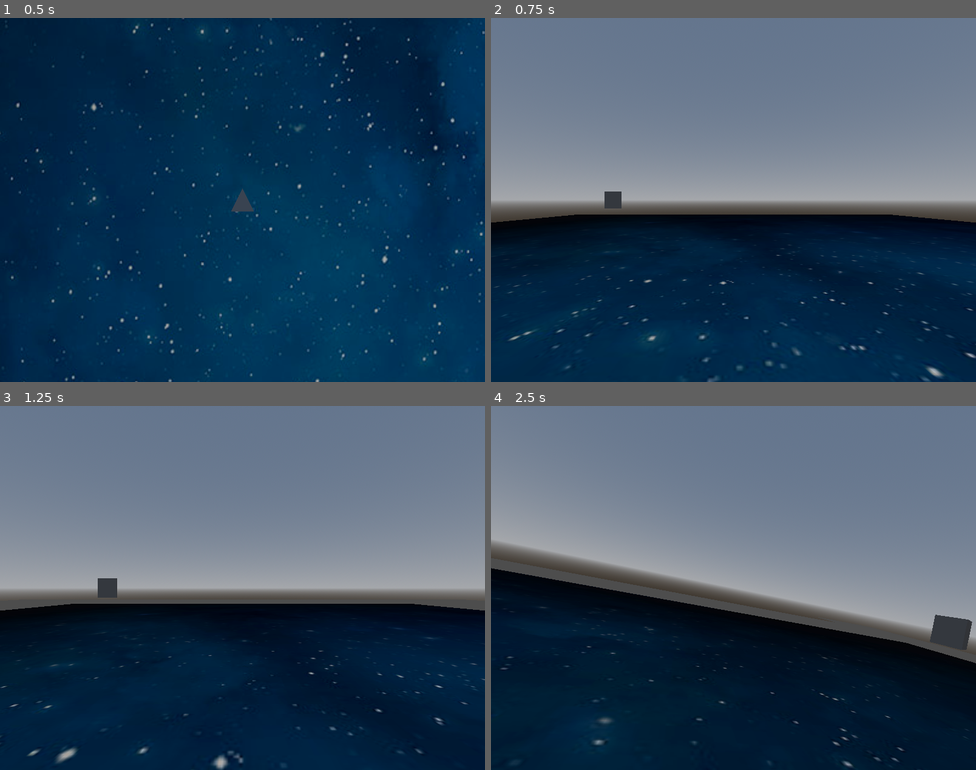
Above: before the commit, frames 1-4 (two rows, left to right).
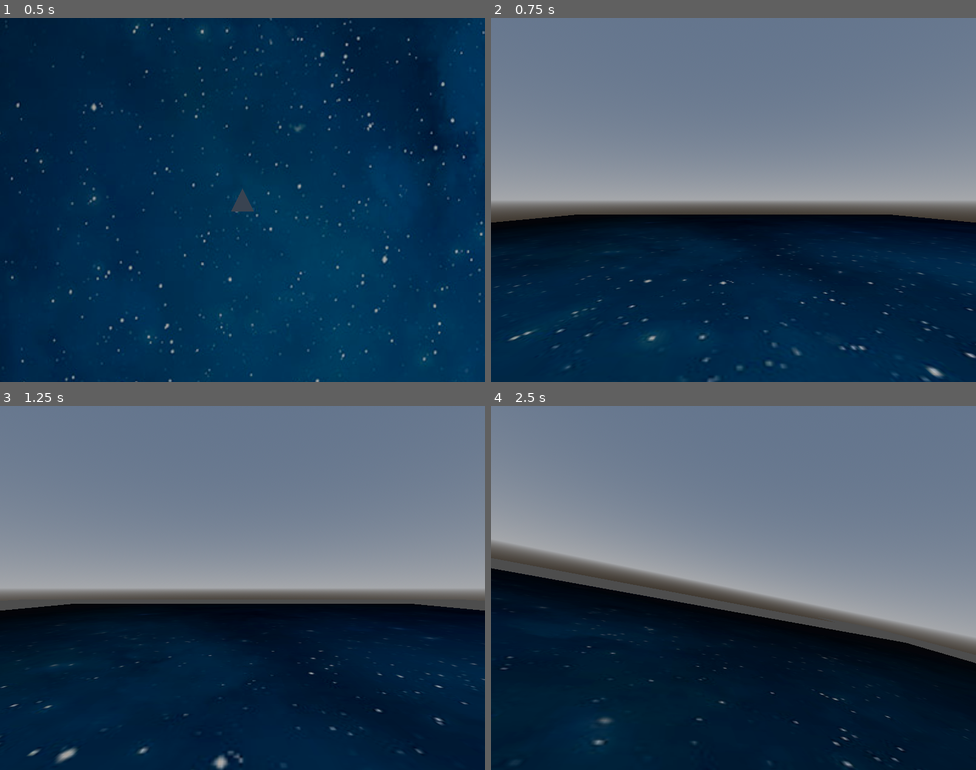
Above: after the commit, the same moments.

Repository: davis-trem/Bosconian3D
Game: Godot game, scene res://scenes/battle_field.tscn
The game is run twice, just before and just after one commit, with the same random seed, the same clock (stepped at 60 frames per second) and the same inputs.
Inputs:
- Up to frame 1 (0.5 s): no input
- Up to frame 2 (0.75 s): hold Up (ui_up) from 0.53 s (still down); hold Shift (toggle_camera) from 0.53 s (still down)
- Up to frame 3 (1.25 s): keep holding Up (ui_up); keep holding Shift (toggle_camera)
- Up to frame 4 (2.5 s): release Shift (toggle_camera) at 1.28 s; tap Shift (toggle_camera) at 1.35 s; release Up (ui_up) at 2.03 s; hold Left (ui_left) from 2.03 s (still down); hold Shift (toggle_camera) from 2.03 s (still down)

Frame 1 is identical in both runs. In frame 2, 0.2% of the frame differs, in the area x 23-27%, y 47-53%; in frame 3, 0.2%; in frame 4, 0.6%, in the area x 90-100%, y 57-67%.

Commit message:
wrapping field

Diff:
--- a/client/scenes/battle_field.tscn
+++ b/client/scenes/battle_field.tscn
@@ -13,8 +13,6 @@
 background_mode = 2
 sky = SubResource("Sky_08knd")
 
-[sub_resource type="PrismMesh" id="PrismMesh_y6fkt"]
-
 [sub_resource type="ViewportTexture" id="ViewportTexture_rfeow"]
 viewport_path = NodePath("TopDownMirrors/BottomMirror/SubViewport")
 
@@ -27,6 +25,9 @@
 [sub_resource type="ViewportTexture" id="ViewportTexture_vaxcs"]
 viewport_path = NodePath("TopDownMirrors/RightMirror/SubViewport")
 
+[sub_resource type="BoxShape3D" id="BoxShape3D_emdh6"]
+size = Vector3(64, 50, 112)
+
 [node name="BattleField" type="Node3D"]
 script = ExtResource("1_ppidl")
 
@@ -38,11 +39,6 @@
 
 [node name="WorldEnvironment" type="WorldEnvironment" parent="."]
 environment = SubResource("Environment_ny3cu")
-
-[node name="MeshInstance3D2" type="MeshInstance3D" parent="."]
-transform = Transform3D(-3, -2.62268e-07, 1.14641e-14, 0, -1.31134e-07, -3, 2.62268e-07, -3, 1.31134e-07, -21.1823, 0, -49.9099)
-mesh = SubResource("PrismMesh_y6fkt")
-skeleton = NodePath("../TopDownMirrors/RightMirror")
 
 [node name="TopDownMirrors" type="Node3D" parent="."]
 
@@ -101,3 +97,10 @@
 flip_v = true
 axis = 1
 texture = SubResource("ViewportTexture_vaxcs")
+
+[node name="BorderArea" type="Area3D" parent="."]
+
+[node name="CollisionShape3D" type="CollisionShape3D" parent="BorderArea"]
+shape = SubResource("BoxShape3D_emdh6")
+
+[connection signal="body_exited" from="BorderArea" to="." method="_on_border_area_body_exited"]
--- a/client/scripts/battle_field.gd
+++ b/client/scripts/battle_field.gd
@@ -1,4 +1,8 @@
 extends Node3D
+
+
+@onready var border_area = $BorderArea
+@onready var border_area_shape = $BorderArea/CollisionShape3D
 
 
 # Called when the node enters the scene tree for the first time.
@@ -7,6 +11,16 @@
 	pass # Replace with function body.
 
 
-# Called every frame. 'delta' is the elapsed time since the previous frame.
-func _process(delta):
-	pass
+func _physics_process(delta):
+	# Fix for area detection bug https://github.com/godotengine/godot/issues/74300#issuecomment-1519064875
+	# Considering "area" an Area3D, and layer 32 an unused layer
+	border_area.set_collision_layer_value(32, not border_area.get_collision_layer_value(32))
+
+
+func _on_border_area_body_exited(body: Node3D):
+	var direction = body.velocity.normalized()
+	if direction.x != 0:
+		body.global_position.x = -body.global_position.x
+	if direction.z != 0:
+		body.global_position.z = -body.global_position.z
+	pass # Replace with function body.
